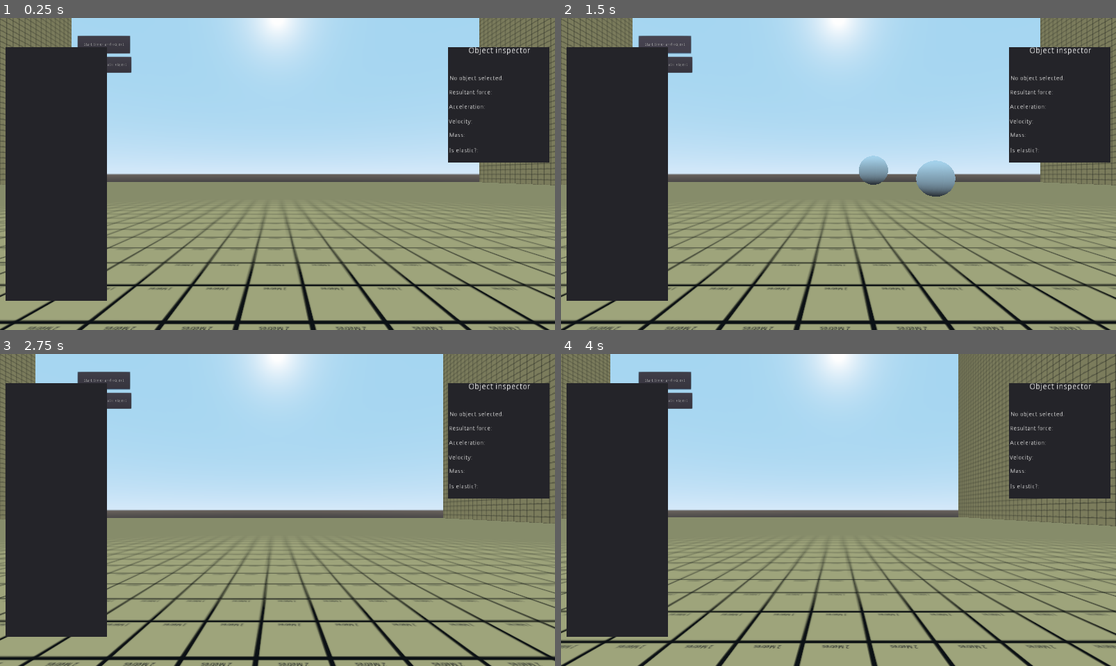
Above: before the commit, frames 1-4 (two rows, left to right).
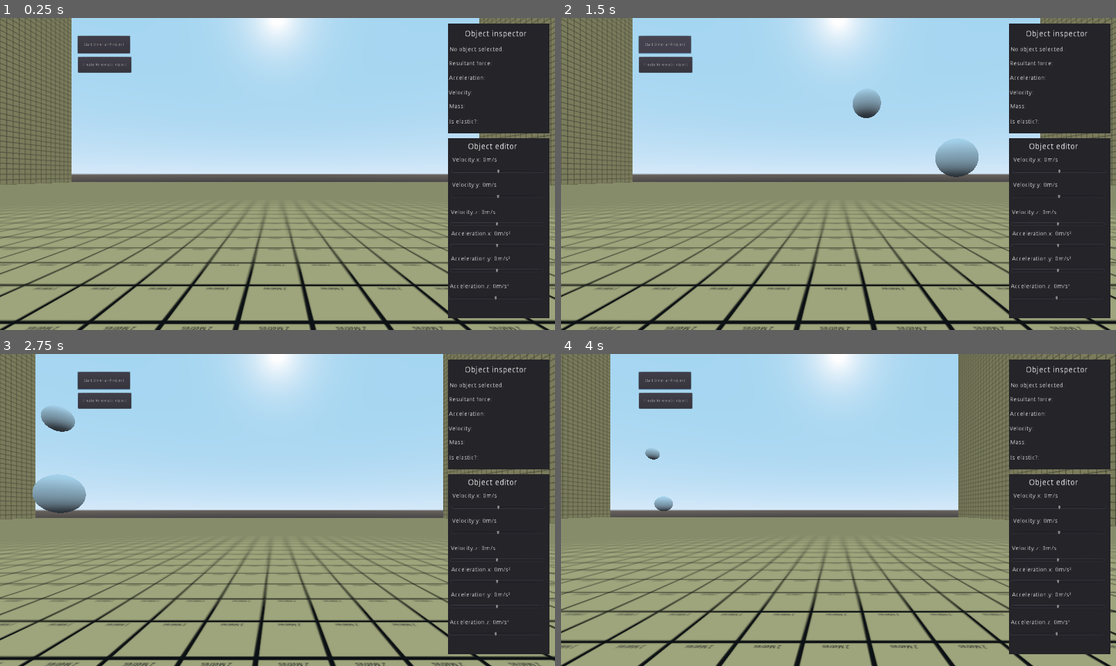
Above: after the commit, the same moments.

Repository: IvoMiricRibeiro/MaturaArbeit
Game: Godot game, scene res://test scene.tscn
The game is run twice, just before and just after one commit, with the same random seed, the same clock (stepped at 60 frames per second) and the same inputs.
Inputs (mouse positions are in pixels of both pictures, inside the frame that each line leads up to):
- Up to frame 1 (0.25 s): no input
- Up to frame 2 (1.5 s): click "Start timer and object" at 0.5 s; click "Start timer and object" at 1.25 s
- Up to frame 3 (2.75 s): move the mouse to (399, 494) at 2.02 s; hold D (move_right) from 2.03 s (still down); tap F (letter_f, bound only after the commit) at 2.1 s; click (399, 494) at 2.17 s; tap R (letter_r, bound only after the commit) at 2.3 s
- Up to frame 4 (4 s): move the mouse to (727, 525) at 2.77 s; release D (move_right) at 2.78 s; hold S (move_backward) 2.78-3.53 s; tap R (letter_r, bound only after the commit) at 2.85, 3.8 s; click (727, 525) at 2.92 s; tap F (letter_f, bound only after the commit) at 3.05 s; move the mouse to (894, 441) at 3.52 s; hold D (move_right) from 3.53 s (still down); tap E (letter_e) at 3.6 s; click (894, 441) at 3.67 s

The runs differ from the first frame. In frame 1, 26% of the frame differs, in the area x 1-99%, y 1-97%; in frame 2, 28%; in frame 3, 26%; in frame 4, 26%.
Error after the commit: Invalid get index 'Null' (on base: 'Dictionary'). (res://BAVCS.gd:41)

Commit message:
Cleaning commit
Removed unnecessary scripts.

Diff:
--- a/Projects/BAVCS.gd
+++ b/Projects/BAVCS.gd
@@ -33,6 +33,12 @@
 
 func time_stop():
 	timestopped = not timestopped
+
+func add_velocity(Body, AddVelocity):
+	BodiesDictionary[Body][1] += AddVelocity
+
+func add_acceleration(Body, AddAcceleration):
+	BodiesDictionary[Body][2] += AddAcceleration/60
 
 func TrueElasticCollisionXY(Body1, Body2):
 	var M1 = BodiesDictionary[Body1][0]
--- a/Projects/Body.gd
+++ b/Projects/Body.gd
@@ -133,5 +133,6 @@
 		if event.button_index == BUTTON_LEFT and event.pressed == true:
 			BAVC.SelectedBody = self
 		if event.button_index == BUTTON_RIGHT and event.pressed == true:
+			BAVC.SelectedBody = self
 			if time == false:
 				BAVC.time_stop()
--- a/Projects/Sphere.tscn
+++ b/Projects/Sphere.tscn
@@ -1,6 +1,5 @@
-[gd_scene load_steps=6 format=2]
+[gd_scene load_steps=5 format=2]
 
-[ext_resource path="res://TimerCube.gd" type="Script" id=1]
 [ext_resource path="res://Body.gd" type="Script" id=2]
 
 [sub_resource type="SphereMesh" id=3]
@@ -20,8 +19,4 @@
 [node name="CollisionShape" type="CollisionShape" parent="."]
 shape = SubResource( 4 )
 
-[node name="Timer" type="Timer" parent="."]
-script = ExtResource( 1 )
-
 [connection signal="input_event" from="." to="." method="_on_Sphere_input_event"]
-[connection signal="timeout" from="Timer" to="." method="_on_Timer_timeout"]
--- /dev/null
+++ b/Projects/UIEditor.gd
@@ -0,0 +1,38 @@
+extends Control
+
+onready var BAVC = get_parent()
+onready var Selected = BAVC.SelectedBody
+
+onready var VxTitle = $Vx
+onready var VyTitle = $Vy
+onready var VzTitle = $Vz
+onready var VxValue = $VxValue
+onready var VyValue = $VyValue
+onready var VzValue = $VzValue
+
+onready var AxTitle = $Ax
+onready var AyTitle = $Ay
+onready var AzTitle = $Az
+onready var AxValue = $AxValue
+onready var AyValue = $AyValue
+onready var AzValue = $AzValue
+
+# Called when the node enters the scene tree for the first time.
+func _ready():
+	pass # Replace with function body.
+
+func _process(delta):
+	VxTitle.text = "Velocity.x: "+str(VxValue.value)+"m/s"
+	VyTitle.text = "Velocity.y: "+str(VyValue.value)+"m/s"
+	VzTitle.text = "Velocity.z: "+str(VzValue.value)+"m/s"
+
+	AxTitle.text = "Acceleration.x: "+str(AxValue.value)+"m/s²"
+	AyTitle.text = "Acceleration.y: "+str(AyValue.value)+"m/s²"
+	AzTitle.text = "Acceleration.z: "+str(AzValue.value)+"m/s²"
+
+	if Input.is_action_just_pressed("letter_r"):
+		Selected = BAVC.SelectedBody
+		BAVC.add_velocity(Selected, Vector3(VxValue.value, VyValue.value, VzValue.value))
+	if Input.is_action_just_pressed("letter_f"):
+		Selected = BAVC.SelectedBody
+		BAVC.add_acceleration(Selected, Vector3(AxValue.value, AyValue.value, AzValue.value))
--- a/Projects/project.godot
+++ b/Projects/project.godot
@@ -26,6 +26,58 @@
 
 [input]
 
+ui_accept={
+"deadzone": 0.5,
+"events": [  ]
+}
+ui_select={
+"deadzone": 0.5,
+"events": [  ]
+}
+ui_cancel={
+"deadzone": 0.5,
+"events": [  ]
+}
+ui_focus_next={
+"deadzone": 0.5,
+"events": [  ]
+}
+ui_focus_prev={
+"deadzone": 0.5,
+"events": [  ]
+}
+ui_left={
+"deadzone": 0.5,
+"events": [  ]
+}
+ui_right={
+"deadzone": 0.5,
+"events": [  ]
+}
+ui_up={
+"deadzone": 0.5,
+"events": [  ]
+}
+ui_down={
+"deadzone": 0.5,
+"events": [  ]
+}
+ui_page_up={
+"deadzone": 0.5,
+"events": [  ]
+}
+ui_page_down={
+"deadzone": 0.5,
+"events": [  ]
+}
+ui_home={
+"deadzone": 0.5,
+"events": [  ]
+}
+ui_end={
+"deadzone": 0.5,
+"events": [  ]
+}
 move_forward={
 "deadzone": 0.5,
 "events": [ Object(InputEventKey,"resource_local_to_scene":false,"resource_name":"","device":0,"alt":false,"shift":false,"control":false,"meta":false,"command":false,"pressed":false,"scancode":87,"physical_scancode":0,"unicode":0,"echo":false,"script":null)
@@ -86,6 +138,16 @@
 "events": [ Object(InputEventKey,"resource_local_to_scene":false,"resource_name":"","device":0,"alt":false,"shift":false,"control":false,"meta":false,"command":false,"pressed":false,"scancode":84,"physical_scancode":0,"unicode":0,"echo":false,"script":null)
  ]
 }
+letter_r={
+"deadzone": 0.5,
+"events": [ Object(InputEventKey,"resource_local_to_scene":false,"resource_name":"","device":0,"alt":false,"shift":false,"control":false,"meta":false,"command":false,"pressed":false,"scancode":82,"physical_scancode":0,"unicode":0,"echo":false,"script":null)
+ ]
+}
+letter_f={
+"deadzone": 0.5,
+"events": [ Object(InputEventKey,"resource_local_to_scene":false,"resource_name":"","device":0,"alt":false,"shift":false,"control":false,"meta":false,"command":false,"pressed":false,"scancode":70,"physical_scancode":0,"unicode":0,"echo":false,"script":null)
+ ]
+}
 
 [physics]
 
--- a/Projects/test scene.tscn
+++ b/Projects/test scene.tscn
@@ -1,7 +1,8 @@
-[gd_scene load_steps=8 format=2]
+[gd_scene load_steps=9 format=2]
 
 [ext_resource path="res://CameraBody.gd" type="Script" id=1]
 [ext_resource path="res://BAVCS.gd" type="Script" id=2]
+[ext_resource path="res://UIEditor.gd" type="Script" id=3]
 [ext_resource path="res://sprite.jpg" type="Texture" id=6]
 [ext_resource path="res://UI.gd" type="Script" id=7]
 
@@ -72,13 +73,14 @@
 
 [node name="UI" type="Control" parent="BAVC"]
 anchor_right = 0.486
+margin_top = -100.0
 margin_right = 40.0
-margin_bottom = 40.0
+margin_bottom = -26.0
 script = ExtResource( 7 )
 
 [node name="Panel" type="Panel" parent="BAVC/UI"]
 margin_left = 1550.0
-margin_top = 100.0
+margin_top = 120.0
 margin_right = 1900.0
 margin_bottom = 500.0
 
@@ -131,10 +133,10 @@
 text = "Is elastic?:"
 
 [node name="Title" type="RichTextLabel" parent="BAVC/UI"]
-margin_left = 1620.0
-margin_top = 100.0
-margin_right = 1745.0
-margin_bottom = 120.0
+margin_left = 1607.0
+margin_top = 142.0
+margin_right = 1732.0
+margin_bottom = 162.0
 rect_scale = Vector2( 2, 2 )
 text = "Object inspector"
 
@@ -148,8 +150,6 @@
 margin_left = 155.0
 margin_right = 195.0
 margin_bottom = 40.0
-
-[node name="Timer" type="Timer" parent="BAVC/Control"]
 
 [node name="Button" type="Button" parent="BAVC/Control"]
 margin_left = 38.0
@@ -165,21 +165,118 @@
 margin_bottom = 156.0
 text = "Create kinematic object"
 
-[node name="d" type="Control" parent="BAVC"]
+[node name="Editor" type="Control" parent="BAVC"]
 anchor_bottom = 30.0
+margin_top = -40.0
 margin_right = 40.0
 margin_bottom = 40.0
-
-[node name="Panel" type="Panel" parent="BAVC/d"]
-margin_left = 20.0
-margin_top = 100.0
-margin_right = 370.0
-margin_bottom = 980.0
-
-[node name="Gravity" type="Node" parent="."]
-
-[connection signal="timeout" from="BAVC/Control/Timer" to="." method="_on_Timer_timeout"]
-[connection signal="pressed" from="BAVC/Control/Button" to="." method="_on_Button_pressed"]
+script = ExtResource( 3 )
+
+[node name="Panel" type="Panel" parent="BAVC/Editor"]
+margin_left = 1550.0
+margin_top = 455.0
+margin_right = 1900.0
+margin_bottom = 1080.0
+
+[node name="Title" type="RichTextLabel" parent="BAVC/Editor"]
+margin_left = 1618.0
+margin_top = 472.0
+margin_right = 1754.0
+margin_bottom = 510.0
+rect_scale = Vector2( 2, 2 )
+text = "Object editor
+"
+
+[node name="VxValue" type="HSlider" parent="BAVC/Editor"]
+margin_left = 1562.0
+margin_top = 554.0
+margin_right = 1886.0
+margin_bottom = 588.0
+min_value = -100.0
+
+[node name="Vx" type="RichTextLabel" parent="BAVC/Editor"]
+margin_left = 1565.0
+margin_top = 521.0
+margin_right = 1794.0
+margin_bottom = 540.0
+rect_scale = Vector2( 1.5, 1.5 )
+text = "Velocity.x:"
+
+[node name="VyValue" type="HSlider" parent="BAVC/Editor"]
+margin_left = 1561.0
+margin_top = 641.0
+margin_right = 1885.0
+margin_bottom = 675.0
+min_value = -100.0
+
+[node name="Vy" type="RichTextLabel" parent="BAVC/Editor"]
+margin_left = 1564.0
+margin_top = 608.0
+margin_right = 1793.0
+margin_bottom = 627.0
+rect_scale = Vector2( 1.5, 1.5 )
+text = "Velocity.y:"
+
+[node name="VzValue" type="HSlider" parent="BAVC/Editor"]
+margin_left = 1557.0
+margin_top = 736.0
+margin_right = 1881.0
+margin_bottom = 770.0
+min_value = -100.0
+
+[node name="Vz" type="RichTextLabel" parent="BAVC/Editor"]
+margin_left = 1560.0
+margin_top = 703.0
+margin_right = 1789.0
+margin_bottom = 722.0
+rect_scale = Vector2( 1.5, 1.5 )
+text = "Velocity.z:"
+
+[node name="AxValue" type="HSlider" parent="BAVC/Editor"]
+margin_left = 1558.0
+margin_top = 810.0
+margin_right = 1882.0
+margin_bottom = 844.0
+min_value = -100.0
+
+[node name="Ax" type="RichTextLabel" parent="BAVC/Editor"]
+margin_left = 1561.0
+margin_top = 777.0
+margin_right = 1790.0
+margin_bottom = 796.0
+rect_scale = Vector2( 1.5, 1.5 )
+text = "Acceleration.x:"
+
+[node name="AyValue" type="HSlider" parent="BAVC/Editor"]
+margin_left = 1557.0
+margin_top = 897.0
+margin_right = 1881.0
+margin_bottom = 931.0
+min_value = -100.0
+
+[node name="Ay" type="RichTextLabel" parent="BAVC/Editor"]
+margin_left = 1560.0
+margin_top = 864.0
+margin_right = 1789.0
+margin_bottom = 883.0
+rect_scale = Vector2( 1.5, 1.5 )
+text = "Acceleration.y:"
+
+[node name="AzValue" type="HSlider" parent="BAVC/Editor"]
+margin_left = 1553.0
+margin_top = 992.0
+margin_right = 1877.0
+margin_bottom = 1026.0
+min_value = -100.0
+
+[node name="Az" type="RichTextLabel" parent="BAVC/Editor"]
+margin_left = 1556.0
+margin_top = 959.0
+margin_right = 1785.0
+margin_bottom = 978.0
+rect_scale = Vector2( 1.5, 1.5 )
+text = "Acceleration.z:"
+
+[node name="NotGravity" type="Node" parent="."]
+
 [connection signal="pressed" from="BAVC/Control/Button" to="BAVC" method="_on_Button_pressed"]
-[connection signal="pressed" from="BAVC/Control/Button" to="BAVC/Control/Timer" method="_on_Button_pressed"]
-[connection signal="pressed" from="BAVC/Control/Button2" to="." method="_on_Button2_pressed"]
